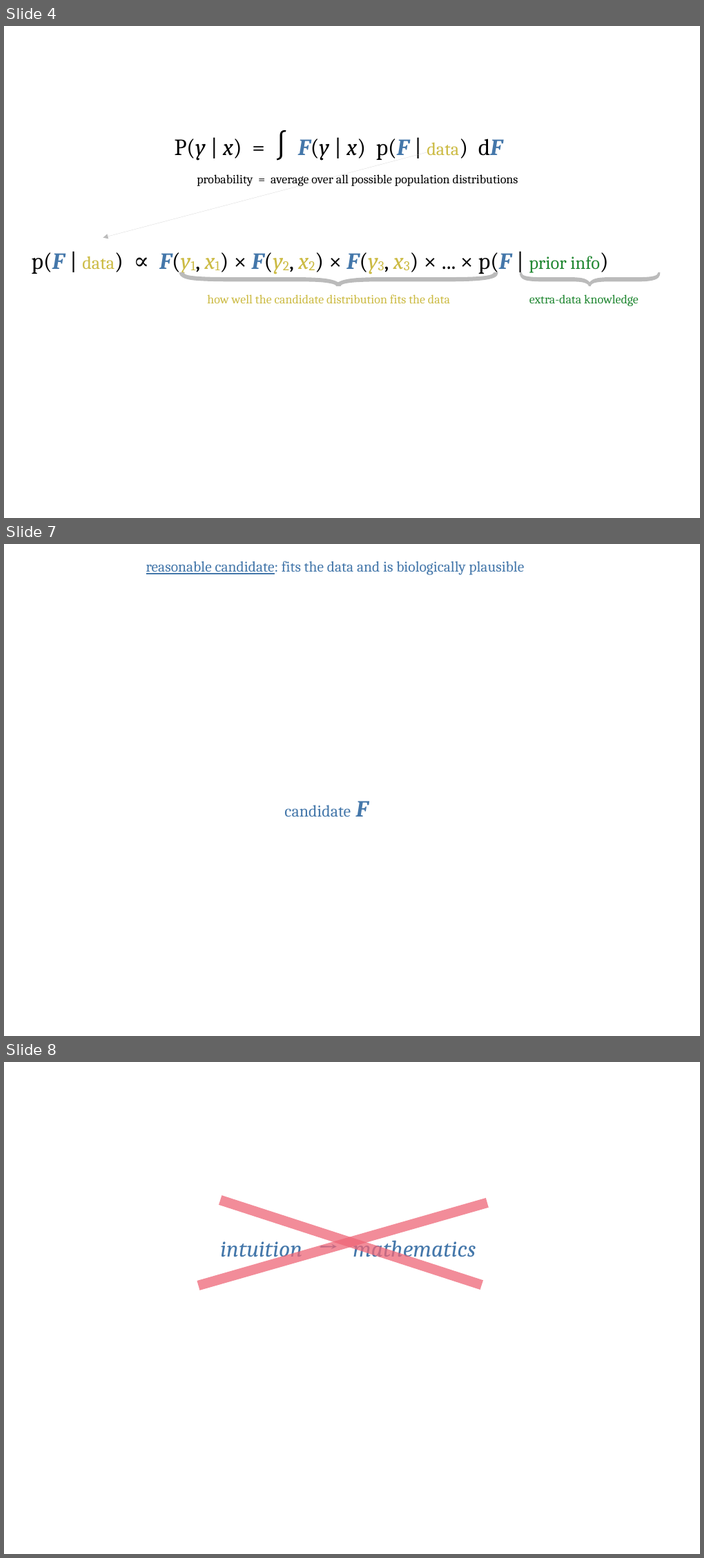
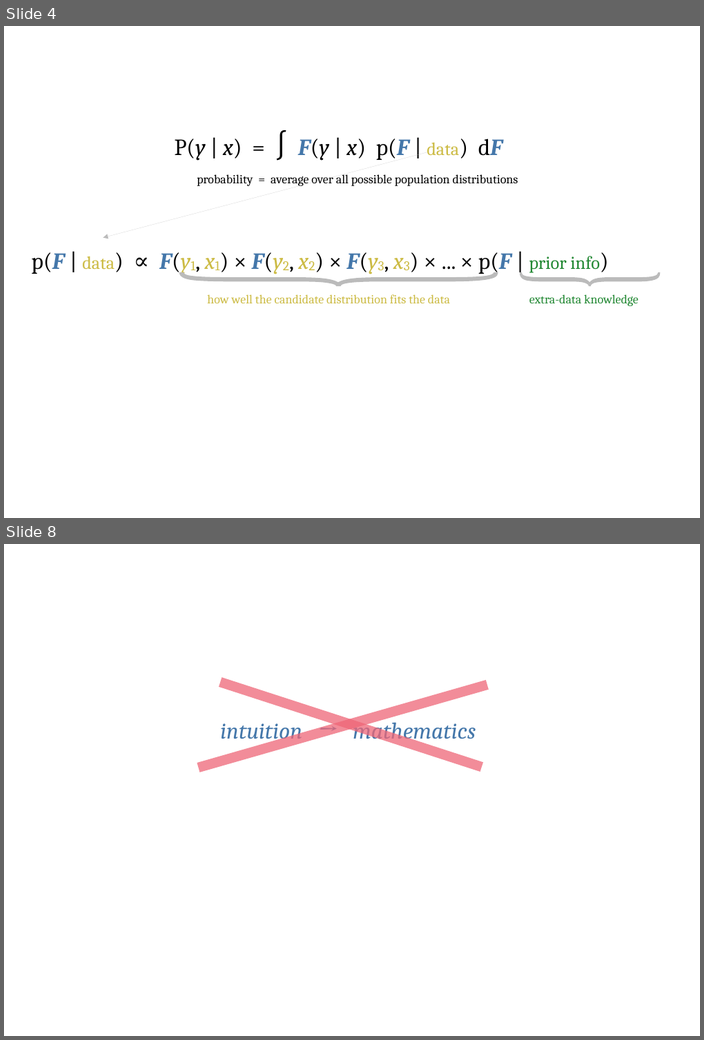
Before and after one commit to pglpm/ADBayes, a slide deck: luca-ADBayes_MMIV_talk/luca-ADBayes_MMIV_talk220113.odp. Shown one above the other, each under a label of ours: slides 4, 7 and 8 before the commit, slides 4 and 8 after it; the slides between them are not shown. The pictures are 704x1558 and 704x1040 pixels, drawn with LibreOffice and Linux fonts; fonts in the diff are those of the drawing; background and template pictures are left out. Boxes give left, top, right and bottom in pixels: in the first picture for what was removed or moved away, otherwise in the second. Text is boxed around its words. In the diff, an @@ line names an element or a change of style, - is before the commit and + after.

```diff
--- a/luca-ADBayes_MMIV_talk/luca-ADBayes_MMIV_talk220113.odp
+++ b/luca-ADBayes_MMIV_talk/luca-ADBayes_MMIV_talk220113.odp
@@ slide 7 removed at box(4, 544, 700, 1036), background picture (left out) @@
@@ text removed at box(146, 561, 524, 575) @@
-reasonable candidate: fits the data and is biologically plausible
@@ text removed at box(284, 801, 368, 817) @@
-candidate F
```
Also in this commit, not shown: 1 slide changed, 11 slides added, 1 other slide removed, 2 other files.
